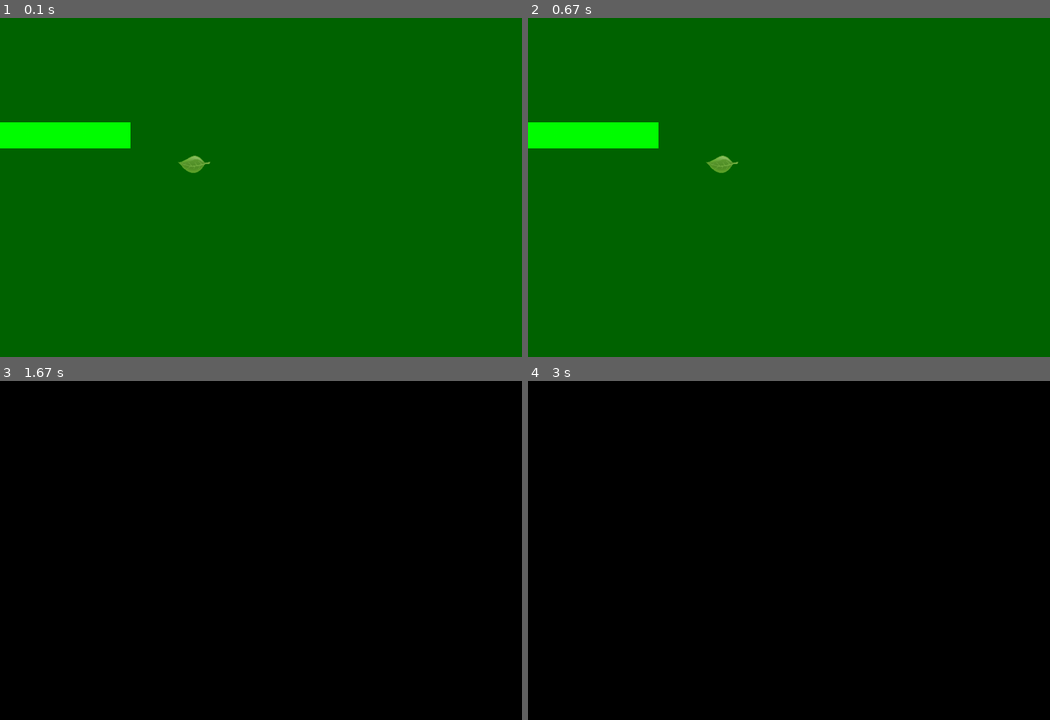
Above: before the commit, frames 1-4 (two rows, left to right).
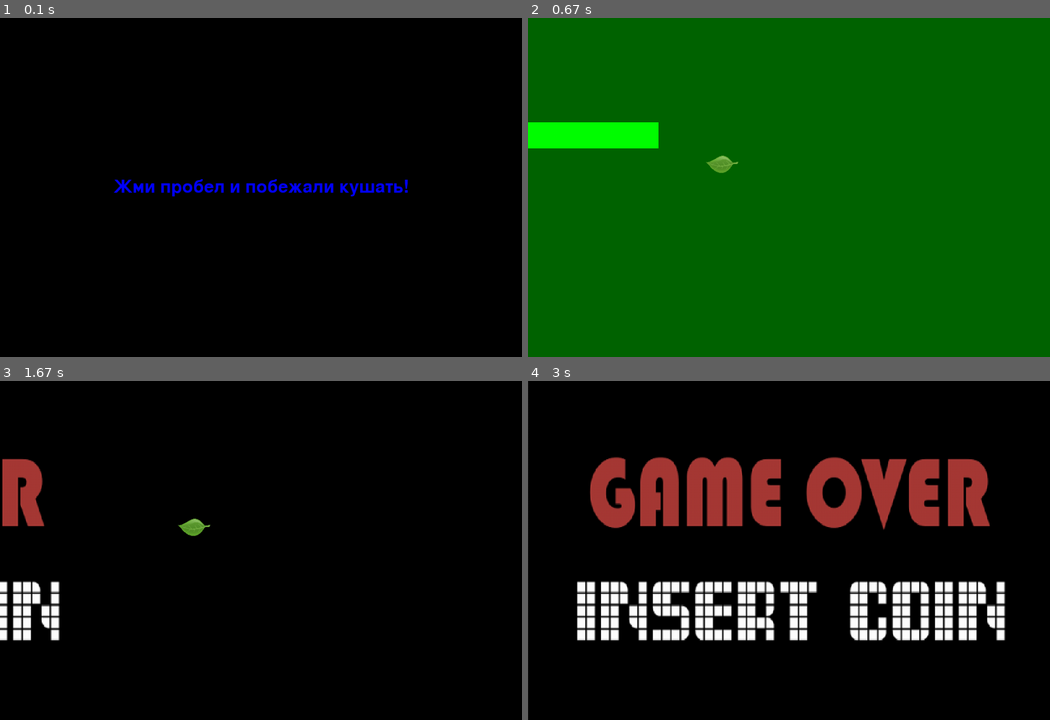
Above: after the commit, the same moments.

Repository: 1miki2/Pygame
Game: pygame game, started from main.py
Two runs of this game, one before a commit and one after it. Both use one fixed random seed, a clock stepped at 60 frames per second and the inputs below.
Inputs:
- Up to frame 1 (0.1 s): no input
- Up to frame 2 (0.67 s): tap Space at 0.33 s
- Up to frame 3 (1.67 s): hold Right 0.67-1.13 s; hold Up 1.17-1.47 s
- Up to frame 4 (3 s): no input

The runs differ from the first frame. In frame 1, 100% of the frame differs, in the area x 0-100%, y 0-100%; in frame 2, nothing differs; in frame 3, 2.9%; in frame 4, 19%.

Commit message:
Game over ready

Diff:
--- a/main.py
+++ b/main.py
@@ -9,10 +9,17 @@
 size = width, height = 1000, 650
 screen = pygame.display.set_mode(size)
 clock = pygame.time.Clock()
+font_style = pygame.font.SysFont(None, 50)
 worm_size = 50
-worm_speed = 15
+worm_speed = 10
 running = True
 game_over = False
+leaves = []
+
+
+def message(msg, color):
+    mesg = font_style.render(msg, True, color)
+    screen.blit(mesg, [width / 2 - mesg.get_width() / 2, height / 2 - mesg.get_height() / 2])
 
 
 def terminate():
@@ -30,7 +37,28 @@
 
 
 def start_screen():
-    pass
+    message('Жми пробел и побежали кушать!', 'blue')
+    pygame.display.flip()
+    space = False
+    while not space:
+        for event in pygame.event.get():
+            if event.type == pygame.QUIT:
+                terminate()
+            if event.type == pygame.KEYDOWN:
+                if event.key == pygame.K_SPACE:
+                    space = True
+
+
+def final_screen():
+    GameOver()
+    while game_over:
+        all_sprites.draw(screen)
+        all_sprites.update()
+        pygame.display.flip()
+        for event in pygame.event.get():
+            if event.type == pygame.KEYDOWN or event.type == pygame.QUIT or event.type == pygame.MOUSEBUTTONDOWN:
+                terminate()
+    pygame.time.set_timer(CREATELEAF, 0)
 
 
 def move(x, y):
@@ -64,13 +92,28 @@
         all_sprites.add(leaves_sprites)
 
 
+class GameOver(pygame.sprite.Sprite):
+    image = load_image('gameover.png')
+
+    def __init__(self):
+        super().__init__(all_sprites)
+        self.k = 0
+        self.image = pygame.transform.scale(GameOver.image, (width, height))
+        self.rect = self.image.get_rect()
+        self.rect.x, self.rect.y = -width, 0
+
+    def update(self, *args):
+        if self.rect[0] < 0:
+            self.rect = self.rect.move(20, 0)
+            clock.tick(100)
+
+
 CREATELEAF = pygame.USEREVENT + 1
 pygame.time.set_timer(CREATELEAF, 10000)
 
 all_sprites = pygame.sprite.Group()
 worm_sprites = pygame.sprite.Group()
 leaves_sprites = pygame.sprite.Group()
-
 
 start_screen()
 
@@ -81,12 +124,9 @@
         Player((200 - worm_size * i, 200))
     x, y = 0, 0
     while running:
-        while game_over:
+        if game_over:
             screen.fill('black')
-            pygame.display.flip()
-            for event in pygame.event.get():
-                if event.type == pygame.KEYDOWN or event.type == pygame.QUIT or event.type == pygame.MOUSEBUTTONDOWN:
-                    terminate()
+            final_screen()
         for event in pygame.event.get():
             if event.type == pygame.QUIT:
                 terminate()
Binary file added: data/gameover.png
